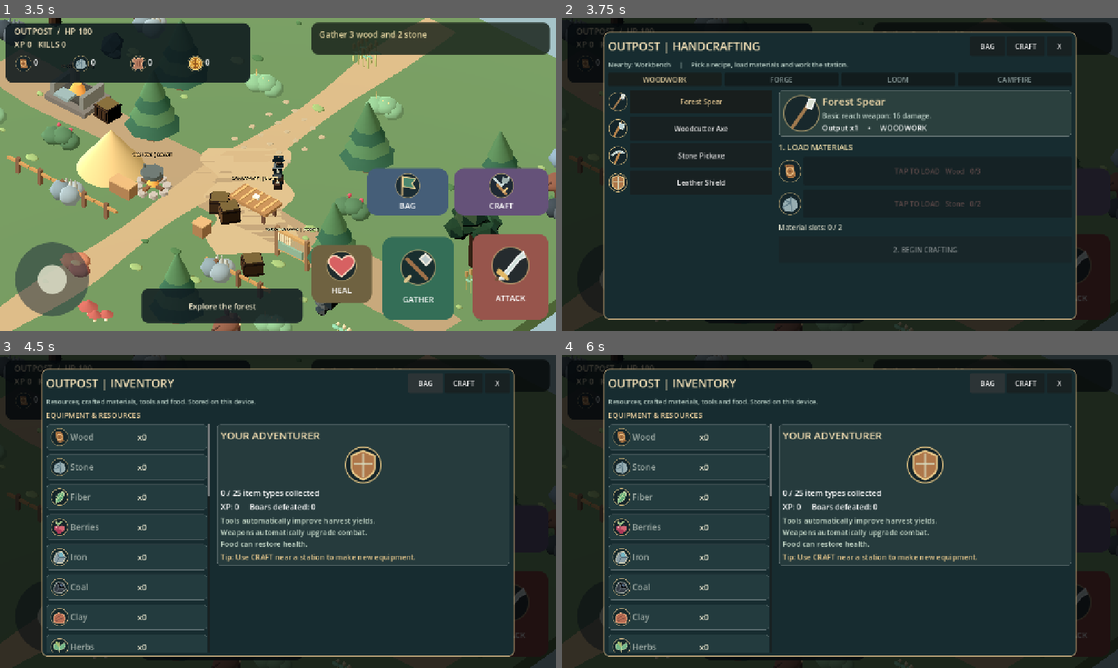
Above: before the commit, frames 1-4 (two rows, left to right).
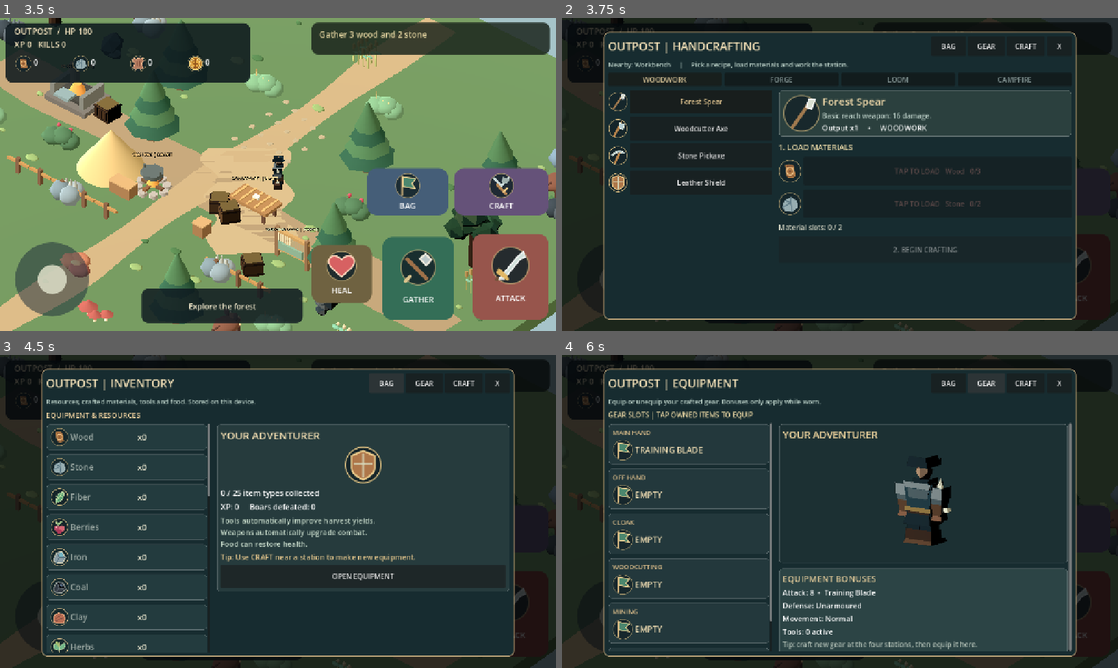
Above: after the commit, the same moments.

Repository: Smurfis/outpost-rpg
Game: Godot game, scene res://scenes/main.tscn
Same seed, same stepped clock (60 frames per second), same inputs: the game is played once before the commit and once after it.
Inputs (mouse positions are in pixels of both pictures, inside the frame that each line leads up to):
- Up to frame 1 (3.5 s): move the mouse to (400, 158) at 0.52 s; hold D (outpost_right) 0.53-1.25 s; hold F (outpost_attack) 0.53-1.25 s; click (400, 158) at 0.67 s; tap Space at 0.77 s; drag from (166, 190) to (250, 237) at 1.27 s; click "GATHER" at 2 s; click "ATTACK" at 2.75 s
- Up to frame 2 (3.75 s): click "CRAFT" at 3.5 s
- Up to frame 3 (4.5 s): click "BAG" at 4.25 s
- Up to frame 4 (6 s): click "CRAFT" at 5 s; click (984, 383) at 5.75 s, where only the run after the commit has a clickable "GEAR"

Frame 1 is identical in both runs. In frame 2, less than 0.1% of the frame differs, in the area x 68-78%, y 8-10%; in frame 3, 0.4%; in frame 4, 11%, in the area x 8-92%, y 7-96%.
Error in both runs: Invalid type in function 'render_status' in base 'CanvasLayer (hud.gd)'. Cannot convert argument 5 from String to bool. (res://scripts/game.gd:102)

Commit message:
feat: interactive gear panel with equipment slots and animated 3D adventurer preview

Diff:
--- a/scripts/menu.gd
+++ b/scripts/menu.gd
@@ -20,6 +20,8 @@
 var work_label: Label
 var action_button: Button
 var action_art: TextureRect
+var preview_rig: Node3D
+var preview_angle: float = 0.0
 var station_names: Dictionary = {"workbench":"WOODWORK", "forge":"FORGE", "loom":"LOOM", "campfire":"CAMPFIRE"}
 var action_names: Dictionary = {"workbench":"HAMMER", "forge":"STRIKE", "loom":"WEAVE", "campfire":"STIR"}
 var item_ids: Array = ["wood", "stone", "fiber", "berries", "iron", "coal", "clay", "herbs", "mushrooms", "reeds", "hide", "coins", "iron_ingot", "linen", "bricks", "meal", "tonic", "stew", "spear", "axe", "pickaxe", "shield", "satchel", "iron_blade", "cloak"]
@@ -59,6 +61,11 @@
 	bag.custom_minimum_size = Vector2(80, 46)
 	bag.pressed.connect(_switch_bag)
 	header.add_child(bag)
+	var gear := Button.new()
+	gear.text = "GEAR"
+	gear.custom_minimum_size = Vector2(86, 46)
+	gear.pressed.connect(_switch_equipment)
+	header.add_child(gear)
 	var craft := Button.new()
 	craft.text = "CRAFT"
 	craft.custom_minimum_size = Vector2(88, 46)
@@ -152,6 +159,10 @@
 	current_page = "craft"
 	refresh()
 
+func _switch_equipment() -> void:
+	current_page = "equipment"
+	refresh()
+
 func open(page: String) -> void:
 	if visible and current_page == page:
 		close_page()
@@ -207,6 +218,8 @@
 	_clear(details)
 	if current_page == "bag":
 		_render_bag()
+	elif current_page == "equipment":
+		_render_equipment()
 	else:
 		_render_craft()
 
@@ -238,6 +251,109 @@
 	overview.add_child(_label("XP: %d     Boars defeated: %d" % [game.experience, game.kills], 18))
 	overview.add_child(_label("Tools automatically improve harvest yields.\nWeapons automatically upgrade combat.\nFood can restore health.", 17, Color("c4d7c7")))
 	overview.add_child(_label("Tip: Use CRAFT near a station to make new equipment.", 17, Color("e3c58b")))
+	var equip_button := Button.new()
+	equip_button.text = "OPEN EQUIPMENT"
+	equip_button.custom_minimum_size = Vector2(0, 54)
+	equip_button.pressed.connect(_switch_equipment)
+	overview.add_child(equip_button)
+
+func _render_equipment() -> void:
+	title.text = "OUTPOST | EQUIPMENT"
+	subtitle.text = "Equip or unequip your crafted gear. Bonuses only apply while worn."
+	station_tabs.add_child(_label("GEAR SLOTS | TAP OWNED ITEMS TO EQUIP", 16, Color("e7d5a2")))
+	var slot_names: Dictionary = {
+		"weapon": "MAIN HAND",
+		"offhand": "OFF HAND",
+		"back": "CLOAK",
+		"tool_wood": "WOODCUTTING",
+		"tool_mining": "MINING",
+		"tool_forage": "FORAGING"
+	}
+	var possible: Dictionary = {
+		"weapon": ["spear", "iron_blade"],
+		"offhand": ["shield"],
+		"back": ["cloak"],
+		"tool_wood": ["axe"],
+		"tool_mining": ["pickaxe"],
+		"tool_forage": ["satchel"]
+	}
+	for slot in slot_names:
+		var holder := _column_panel(recipes_list, Color("23383c"))
+		holder.add_child(_label(str(slot_names[slot]), 15, Color("dbbd8a")))
+		var active: String = str(game.equipment.get(str(slot), ""))
+		if active == "":
+			active = "EMPTY"
+		elif active == "training_blade":
+			active = "TRAINING BLADE"
+		var row := HBoxContainer.new()
+		holder.add_child(row)
+		var icon_id: String = str(game.equipment.get(str(slot), ""))
+		if icon_id == "" or icon_id == "training_blade":
+			icon_id = "flag"
+		row.add_child(_icon(icon_id, 48))
+		row.add_child(_label(active.replace("_", " ").to_upper(), 19, Color("f2dfb4")))
+		if str(game.equipment.get(str(slot), "")) not in ["", "training_blade"]:
+			var unequip := Button.new()
+			unequip.text = "OFF"
+			unequip.custom_minimum_size = Vector2(60, 44)
+			unequip.pressed.connect(_equip_click.bind(str(game.equipment[slot])))
+			row.add_child(unequip)
+		for item in possible[slot]:
+			var item_id: String = str(item)
+			if int(game.inventory.get(item_id, 0)) <= 0:
+				continue
+			var option := Button.new()
+			option.text = ("EQUIPPED  " if game.is_equipped(item_id) else "EQUIP  ") + item_id.replace("_", " ").capitalize()
+			option.custom_minimum_size = Vector2(0, 50)
+			option.disabled = game.is_equipped(item_id)
+			option.pressed.connect(_equip_click.bind(item_id))
+			holder.add_child(option)
+	_render_preview()
+
+func _equip_click(id: String) -> void:
+	game.equip_item(id)
+	refresh()
+
+func _render_preview() -> void:
+	var portrait := _column_panel(details, Color("1c3033"))
+	portrait.add_child(_label("YOUR ADVENTURER", 23, Color("f3d8a0")))
+	var container := SubViewportContainer.new()
+	container.stretch = true
+	container.size_flags_horizontal = Control.SIZE_EXPAND_FILL
+	container.custom_minimum_size = Vector2(210, 265)
+	portrait.add_child(container)
+	var view := SubViewport.new()
+	view.size = Vector2i(400, 380)
+	view.transparent_bg = true
+	view.own_world_3d = true
+	view.render_target_update_mode = SubViewport.UPDATE_ALWAYS
+	container.add_child(view)
+	var root3d := Node3D.new()
+	view.add_child(root3d)
+	preview_rig = game.hero.visual.duplicate() as Node3D
+	root3d.add_child(preview_rig)
+	preview_rig.position = Vector3.ZERO
+	preview_rig.rotation = Vector3.ZERO
+	var camera := Camera3D.new()
+	camera.projection = Camera3D.PROJECTION_ORTHOGONAL
+	camera.size = 3.1
+	camera.position = Vector3(3.8, 2.4, 4.8)
+	root3d.add_child(camera)
+	camera.look_at(Vector3(0.0, 1.06, 0.0))
+	camera.current = true
+	var light := DirectionalLight3D.new()
+	light.rotation_degrees = Vector3(-45.0, -35.0, 0.0)
+	light.light_energy = 2.0
+	root3d.add_child(light)
+	var details_text := _column_panel(details, Color("2c4445"))
+	details_text.add_child(_label("EQUIPMENT BONUSES", 20, Color("dfc898")))
+	var weapon: String = str(game.equipment.get("weapon", "training_blade"))
+	var damage: int = 24 if weapon == "iron_blade" else 16 if weapon == "spear" else 8
+	details_text.add_child(_label("Attack: %d  •  %s" % [damage, weapon.replace("_", " ").capitalize()], 17))
+	details_text.add_child(_label("Defense: %s" % ("40% less boar damage" if game.is_equipped("shield") else "Unarmoured"), 17))
+	details_text.add_child(_label("Movement: %s" % ("Fast (+18%)" if game.is_equipped("cloak") else "Normal"), 17))
+	details_text.add_child(_label("Tools: %d active" % [int(game.is_equipped("axe")) + int(game.is_equipped("pickaxe")) + int(game.is_equipped("satchel"))], 17))
+	details_text.add_child(_label("Tip: craft new gear at the four stations, then equip it here.", 16, Color("bcc9be")))
 
 func _use_food(id: String) -> void:
 	var amount: float = 40.0
@@ -391,6 +507,9 @@
 	_update_visual()
 
 func _process(_delta: float) -> void:
+	if visible and current_page == "equipment" and is_instance_valid(preview_rig):
+		preview_angle += _delta * 0.32
+		preview_rig.rotation.y = preview_angle
 	if visible and current_page == "craft" and not game.crafting.is_empty() and progress_bar != null:
 		_update_visual()
 
